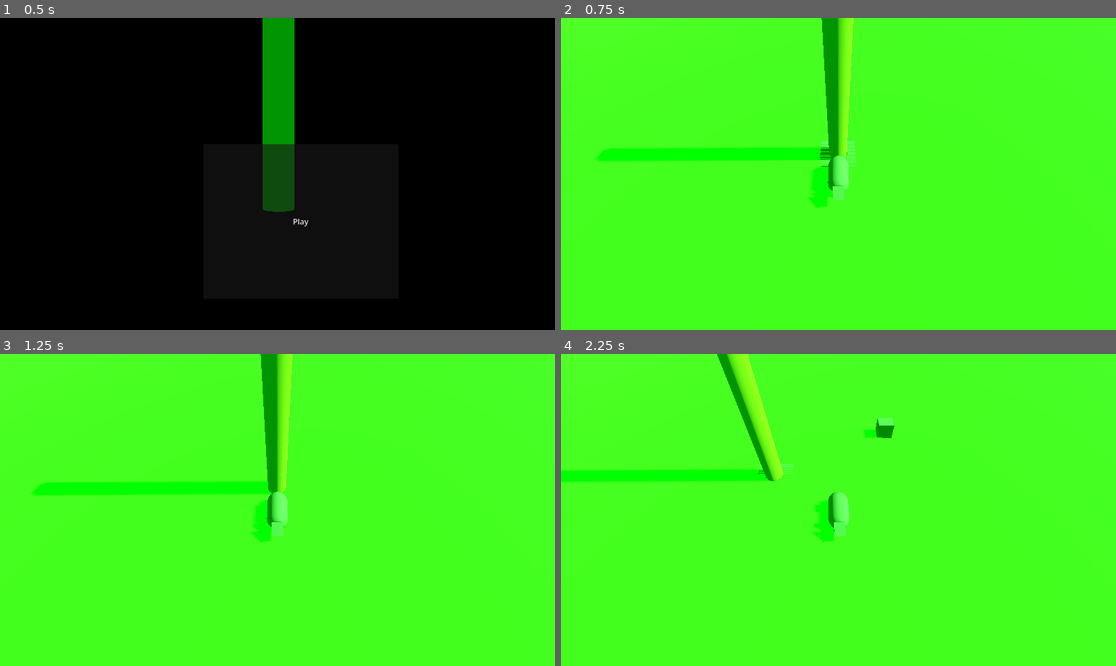
Above: before the commit, frames 1-4 (two rows, left to right).
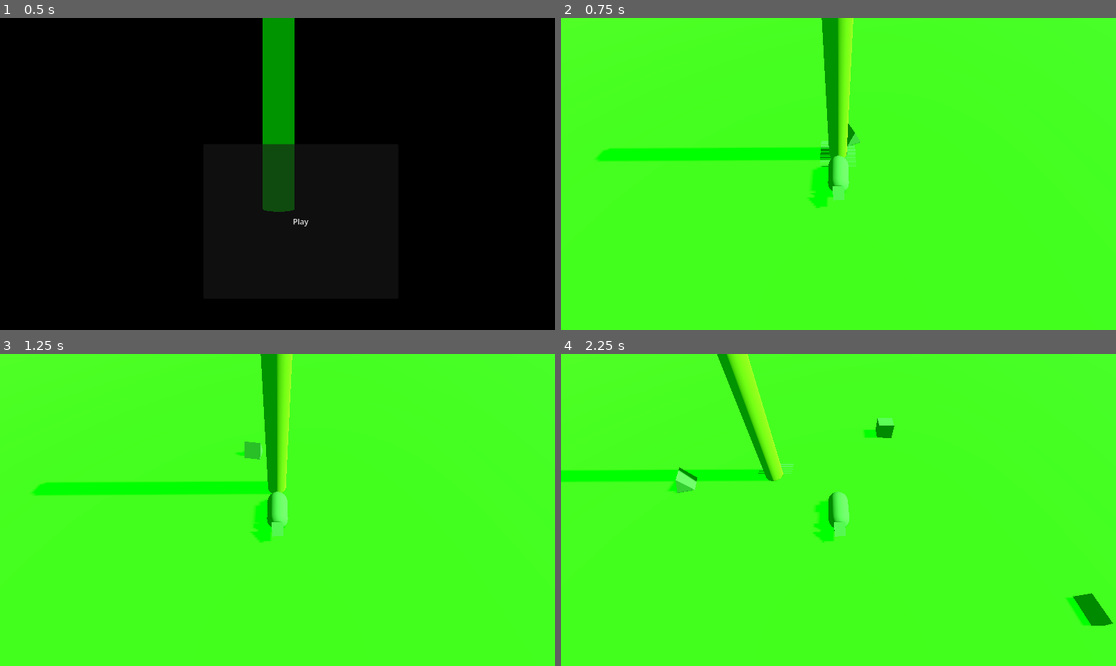
Above: after the commit, the same moments.

Repository: zepedaivanmx/rats
Game: Godot game, scene res://entities/mainMenu.tscn
Two runs of this game, one before a commit and one after it. Both use one fixed random seed, a clock stepped at 60 frames per second and the inputs below.
Inputs:
- Up to frame 1 (0.5 s): no input
- Up to frame 2 (0.75 s): click "Play" at 0.5 s
- Up to frame 3 (1.25 s): no input
- Up to frame 4 (2.25 s): tap Enter (ui_accept) at 1.25, 1.52 s; hold Right (ui_right) 1.28-2.03 s; hold Down (ui_down) from 2.03 s (still down)

Frame 1 is identical in both runs. In frame 2, 0.1% of the frame differs, in the area x 51-54%, y 33-42%; in frame 3, 0.2%; in frame 4, 0.8%, in the area x 19-100%, y 36-88%.

Commit message:
firstPowerUps
Cola filosa, venenosa y pesada

se añadio a la serpiente y al mineral

Diff:
--- a/entities/mainScene.tscn
+++ b/entities/mainScene.tscn
@@ -5,6 +5,8 @@
 [ext_resource type="PackedScene" uid="uid://b8wxy6vdijjrp" path="res://entities/ratDad.tscn" id="3_m0pfx"]
 [ext_resource type="Script" uid="uid://bph6ljhiqtn5k" path="res://scripts/spawner.gd" id="4_ypm76"]
 [ext_resource type="PackedScene" uid="uid://bnl7aytrlj4jv" path="res://entities/forest_animal.tscn" id="5_benjh"]
+[ext_resource type="PackedScene" uid="uid://dqieggpnnvqof" path="res://entities/serpiente.tscn" id="6_4ppsf"]
+[ext_resource type="PackedScene" uid="uid://htkqfdtfsmm4" path="res://entities/mineral.tscn" id="7_a0ha3"]
 
 [sub_resource type="NavigationMesh" id="NavigationMesh_m0pfx"]
 vertices = PackedVector3Array(-39.5, 0.4161377, 0, -1, 0.4161377, 0, -1, 0.4161377, -0.75, 0, 0.4161377, -1, 0, 0.41613 …(245 unchanged characters)…
@@ -54,3 +56,7 @@
 
 [node name="Timer" type="Timer" parent="Spawner" unique_id=935394530]
 autostart = true
+
+[node name="serpiente" parent="." unique_id=391623062 instance=ExtResource("6_4ppsf")]
+
+[node name="mineral" parent="." unique_id=454837677 instance=ExtResource("7_a0ha3")]
--- /dev/null
+++ b/entities/mineral.tscn
@@ -0,0 +1,18 @@
+[gd_scene format=3 uid="uid://htkqfdtfsmm4"]
+
+[ext_resource type="Script" uid="uid://vdi6jnvcb10j" path="res://scripts/mineral.gd" id="1_poga0"]
+
+[sub_resource type="PrismMesh" id="PrismMesh_avbxd"]
+
+[sub_resource type="BoxShape3D" id="BoxShape3D_poga0"]
+
+[node name="mineral" type="Node3D" unique_id=454837677]
+
+[node name="CharacterBody3D" type="CharacterBody3D" parent="." unique_id=47277051 groups=["mineral"]]
+script = ExtResource("1_poga0")
+
+[node name="MeshInstance3D" type="MeshInstance3D" parent="CharacterBody3D" unique_id=492015387]
+mesh = SubResource("PrismMesh_avbxd")
+
+[node name="CollisionShape3D" type="CollisionShape3D" parent="CharacterBody3D" unique_id=1314835887]
+shape = SubResource("BoxShape3D_poga0")
--- /dev/null
+++ b/entities/serpiente.tscn
@@ -0,0 +1,22 @@
+[gd_scene format=3 uid="uid://dqieggpnnvqof"]
+
+[ext_resource type="Script" uid="uid://b30llcunr430c" path="res://scripts/serpiente.gd" id="1_hrrjd"]
+
+[sub_resource type="PrismMesh" id="PrismMesh_u4lmg"]
+
+[sub_resource type="BoxShape3D" id="BoxShape3D_hrrjd"]
+
+[node name="serpiente" type="Node3D" unique_id=391623062]
+
+[node name="CharacterBody3D" type="CharacterBody3D" parent="." unique_id=290751030 groups=["serpiente"]]
+script = ExtResource("1_hrrjd")
+
+[node name="MeshInstance3D" type="MeshInstance3D" parent="CharacterBody3D" unique_id=1354325659]
+transform = Transform3D(1, 0, 0, 0, 1, 0, 0, 0, 1, 0.45324337, 0, 0)
+mesh = SubResource("PrismMesh_u4lmg")
+
+[node name="CollisionShape3D" type="CollisionShape3D" parent="CharacterBody3D" unique_id=1584650602]
+transform = Transform3D(1, 0, 0, 0, 1, 0, 0, 0, 1, 0.46739483, 0, 0)
+shape = SubResource("BoxShape3D_hrrjd")
+
+[node name="NavigationAgent3D" type="NavigationAgent3D" parent="CharacterBody3D" unique_id=1667268175]
--- a/project.godot
+++ b/project.godot
@@ -20,6 +20,8 @@
 CentralTree="Central milestone: Tree"
 rats=""
 enemy=""
+serpiente=""
+mineral=""
 
 [physics]
 
--- a/scripts/forestAnimal.gd
+++ b/scripts/forestAnimal.gd
@@ -7,6 +7,12 @@
 
 var arbol_objetivo: Node3D
 var rata_objetivo: Node3D # Nueva referencia
+
+# --- SISTEMA DE SALUD Y ESTADOS ---
+var hp: float = 100.0
+var esta_envenenado: bool = false
+var esta_sangrando: bool = false
+var timer_efectos: float = 0.0
 
 # --- VARIABLES NUEVAS DE ESTADO ---
 var arrastrando_rata: bool = false
@@ -71,6 +77,15 @@
 			velocity.x = direction.x * speed
 			velocity.z = direction.z * speed
 
+# --- PROCESAR ESTADOS ALTERADOS (VENENO/SANGRADO) ---
+	timer_efectos += delta
+	if timer_efectos >= 1.0: # Cada 1 segundo hace un "tick" de daño
+		if esta_envenenado:
+			recibir_dano(5.0) # El veneno quita poco pero es constante
+		if esta_sangrando and velocity.length() > 0.5:
+			recibir_dano(10.0) # El sangrado duele más si el enemigo intenta moverse
+		timer_efectos = 0.0
+
 	# 5. Finalmente, mover al enemigo usando la velocidad calculada
 	move_and_slide()
 
@@ -83,3 +98,14 @@
 	if arrastrando_rata and rata_objetivo and rata_objetivo.has_method("romper_arrastre"):
 		rata_objetivo.romper_arrastre()
 	queue_free()
+func recibir_dano(cantidad: float):
+	hp -= cantidad
+	if hp <= 0:
+		desaparecer()
+
+func aplicar_veneno():
+	esta_envenenado = true
+	# Opcional: Cambiar el color del enemigo a verde aquí
+
+func aplicar_sangrado():
+	esta_sangrando = true
--- /dev/null
+++ b/scripts/mineral.gd
@@ -0,0 +1,29 @@
+extends Node3D # O StaticBody3D
+
+@export var radio_maximo: float = 30.0 # Qué tan lejos del centro puede aparecer
+@export var radio_minimo: float = 8.0  # Distancia mínima para que no caiga justo encima del árbol
+
+func _ready() -> void:
+	# Apenas nace el mineral, lo cambiamos de posición
+	ubicar_aleatoriamente()
+
+func ubicar_aleatoriamente() -> void:
+	# 1. Generamos un ángulo aleatorio en radianes (de 0 a 360 grados, que es de 0 a TAU/2PI)
+	var angulo = randf() * TAU
+
+	# 2. Generamos una distancia aleatoria entre el mínimo y el máximo
+	var distancia = randf_range(radio_minimo, radio_maximo)
+
+	# 3. Calculamos la nueva posición X y Z usando trigonometría básica
+	var nueva_posicion = Vector3(
+		cos(angulo) * distancia,
+		global_position.y, # Mantenemos su altura Y original (para que no flote ni se hunda)
+		sin(angulo) * distancia
+	)
+
+	# 4. Aplicamos la nueva posición
+	global_position = nueva_posicion
+
+func desaparecer():
+	# Esta es la función que tu rata llama al morderlo
+	queue_free()
--- a/scripts/ratDad.gd
+++ b/scripts/ratDad.gd
@@ -9,6 +9,12 @@
 @onready var area_mordida = $biteArea
 @onready var area_colazo = $tailArea
 @onready var area_contacto = $auraArea
+
+# --- VARIABLES DE POWER UPS ---
+# ---  (COLA) ---
+var cola_afilada: bool = false
+var cola_venenosa: bool = false
+var cola_pesada: bool = false # Representa la "Piedra"
 
 # --- VARIABLES DE GAME OVER ---
 var arbol_central: Node3D
@@ -101,21 +107,117 @@
 # --- LÓGICA DE ATAQUES MODIFICADA ---
 # Devuelven un 'bool' para avisar si impactaron a alguien
 func ejecutar_mordida() -> bool:
+	var mordio_algo = false
+
 	for body in area_mordida.get_overlapping_bodies():
-		if body.has_method("desaparecer"):
+		if body == self:
+			continue # Ignorarnos a nosotros mismos
+
+		# Obtenemos todas las etiquetas (grupos) del objeto
+		var grupos = body.get_groups()
+		var es_objeto_especial = false
+
+		# Evaluamos usando match (switch) sobre los nombres de los grupos
+		for grupo in grupos:
+			match String(grupo): # Forzamos a String por seguridad
+
+				"CentralTree":
+					if not cola_afilada:
+						cola_afilada = true
+						print("¡Obtuviste: Cola Afilada (Huesos/Madera)!")
+					es_objeto_especial = true
+
+				"serpiente":
+					if not cola_venenosa:
+						cola_venenosa = true
+						print("¡Obtuviste: Cola Venenosa!")
+					if body.has_method("desaparecer"):
+						body.desaparecer()
+					else:
+						body.queue_free()
+					es_objeto_especial = true
+
+				"mineral":
+					if not cola_pesada:
+						cola_pesada = true
+						print("¡Obtuviste: Cola Pesada (Piedra)!")
+					if body.has_method("desaparecer"):
+						body.desaparecer()
+					else:
+						body.queue_free()
+					es_objeto_especial = true
+
+		# 1. Si el match encontró un power up, validamos la mordida
+		if es_objeto_especial:
+			mordio_algo = true
+
+		# 2. Si no fue un power up, pero es un enemigo normal
+		elif body.has_method("desaparecer"):
 			body.desaparecer()
-			romper_arrastre() # <--- NUEVO: Nos liberamos del arrastre al morder
-			return true # ¡Éxito, mordimos a uno!
-	return false # No encontró a nadie, seguirá intentando cada fotograma
+			mordio_algo = true
+
+		# Si logramos morder CUALQUIER cosa, nos liberamos y terminamos
+		if mordio_algo:
+			romper_arrastre()
+			return true
+
+	return false # No mordimos nada
 
 func ejecutar_colazo() -> bool:
 	var acerto_golpe = false
+
 	for body in area_colazo.get_overlapping_bodies():
-		# Añadimos "body != self" por seguridad para que la rata no se intente pegar a sí misma
-		if body is CharacterBody3D and body.has_method("recibir_impacto") and body != self:
-			var empuje = (body.global_position - global_position).normalized() * 15.0
-			body.recibir_impacto(empuje)
-			acerto_golpe = true
+		if body is CharacterBody3D and body != self:
+
+			# Valores por defecto del ataque
+			var fuerza_base = 15.0
+			var aplicar_sangrado = false
+			var aplicar_veneno = false
+
+			# Evaluamos todas las combinaciones posibles usando un arreglo: [Afilada, Venenosa, Pesada]
+			match [cola_afilada, cola_venenosa, cola_pesada]:
+
+				[false, false, false]:
+					pass # Cola normal, usamos los valores por defecto
+
+				[true, false, false]: # SOLO AFILADA
+					aplicar_sangrado = true
+
+				[false, true, false]: # SOLO VENENOSA
+					aplicar_veneno = true
+
+				[false, false, true]: # SOLO PESADA
+					fuerza_base = 30.0 # Doble de empuje
+
+				[true, true, false]: # AFILADA + VENENOSA
+					aplicar_sangrado = true
+					aplicar_veneno = true
+					# Aquí podrías poner lógica extra exclusiva de esta combinación
+
+				[true, false, true]: # AFILADA + PESADA
+					fuerza_base = 30.0
+					aplicar_sangrado = true
+
+				[false, true, true]: # VENENOSA + PESADA
+					fuerza_base = 30.0
+					aplicar_veneno = true
+
+				[true, true, true]: # ¡LAS TRES JUNTAS!
+					fuerza_base = 40.0 # Un bonus extra por tener las tres
+					aplicar_sangrado = true
+					aplicar_veneno = true
+
+			# --- APLICAMOS LOS EFECTOS AL ENEMIGO ---
+			if aplicar_sangrado and body.has_method("aplicar_sangrado"):
+				body.aplicar_sangrado()
+
+			if aplicar_veneno and body.has_method("aplicar_veneno"):
+				body.aplicar_veneno()
+
+			if body.has_method("recibir_impacto"):
+				var empuje = (body.global_position - global_position).normalized() * fuerza_base
+				body.recibir_impacto(empuje)
+				acerto_golpe = true
 
 	if acerto_golpe:
 		romper_arrastre()
--- /dev/null
+++ b/scripts/serpiente.gd
@@ -0,0 +1,28 @@
+extends CharacterBody3D # O Node3D / Area3D, dependiendo de qué nodo raíz usaste
+
+@export var velocidad_avance: float = 5.0
+@export var velocidad_rotacion: float = 2.0 # Qué tan cerrado es el círculo
+
+# Variables de gravedad por si tu serpiente es un CharacterBody3D
+var gravity: float = ProjectSettings.get_setting("physics/3d/default_gravity")
+
+func _physics_process(delta: float) -> void:
+	# 1. Aplicar gravedad si está en el aire (opcional, si es un CharacterBody3D)
+	if not is_on_floor():
+		velocity.y -= gravity * delta
+
+	# 2. Girar constantemente sobre su eje Y (el eje que apunta hacia arriba)
+	rotate_y(velocidad_rotacion * delta)
+
+	# 3. Caminar hacia "adelante"
+	# En Godot 3D, el "frente" local de un objeto es su eje -Z
+	var direccion_frente = -transform.basis.z.normalized()
+
+	velocity.x = direccion_frente.x * velocidad_avance
+	velocity.z = direccion_frente.z * velocidad_avance
+
+	move_and_slide()
+
+func desaparecer():
+	# Esta es la función que tu rata llama al morderla
+	queue_free()
Not shown, added: scripts/mineral.gd.uid
Not shown, added: scripts/serpiente.gd.uid
